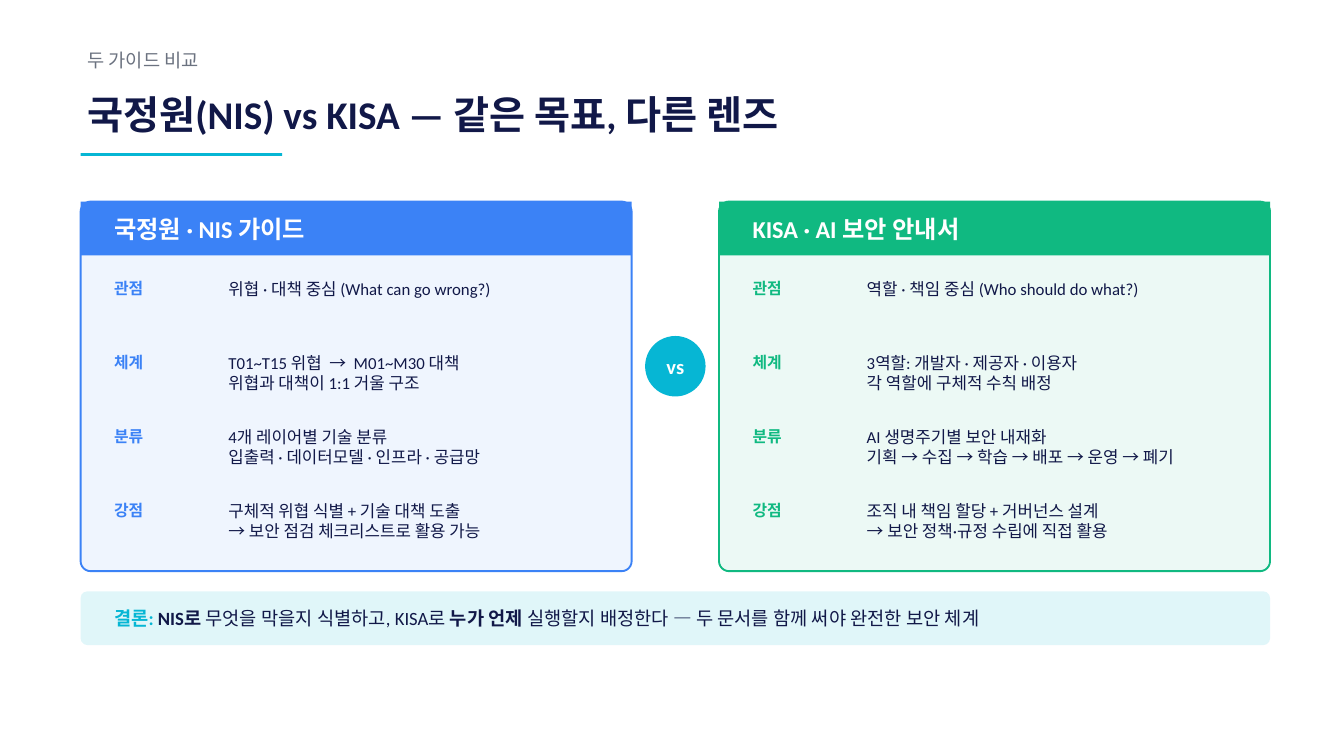
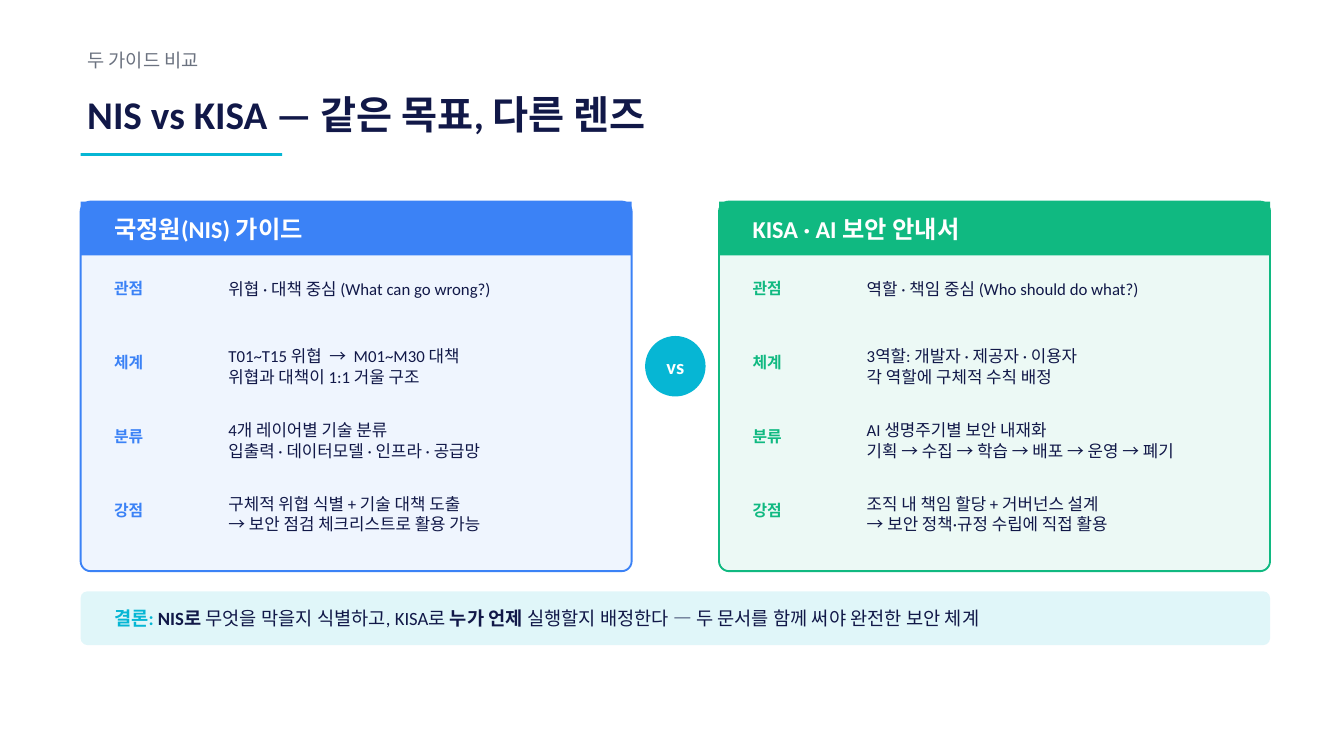
Before and after one commit to sulgik/security-workshop, a slide deck: slide 30 of ws01/class/3일차_1.pptx (slide 28 before the commit). Drawn at 1344x756 pixels with LibreOffice and Linux fonts; fonts in the diff are those of the drawing. Boxes give left, top, right and bottom in pixels: in the first picture for what was removed or moved away, otherwise in the second. Text is boxed around its words. In the diff, an @@ line names an element or a change of style, - is before the commit and + after.

```diff
--- a/ws01/class/3일차_1.pptx
+++ b/ws01/class/3일차_1.pptx
@@ text at [87,96,646,134]: text changed @@
-국정원(NIS) vs KISA — 같은 목표, 다른 렌즈
+NIS vs KISA — 같은 목표, 다른 렌즈
@@ text at [114,217,303,242]: text changed @@
-국정원 · NIS 가이드
+국정원(NIS) 가이드
@@ 6 texts: place and size @@
-6 texts at [228,355,1174,539]
+6 texts at [228,348,1174,532]
```
Also in this commit, not shown: 9 other slides changed, 4 slides added, 2 slides removed, 7 other files.
